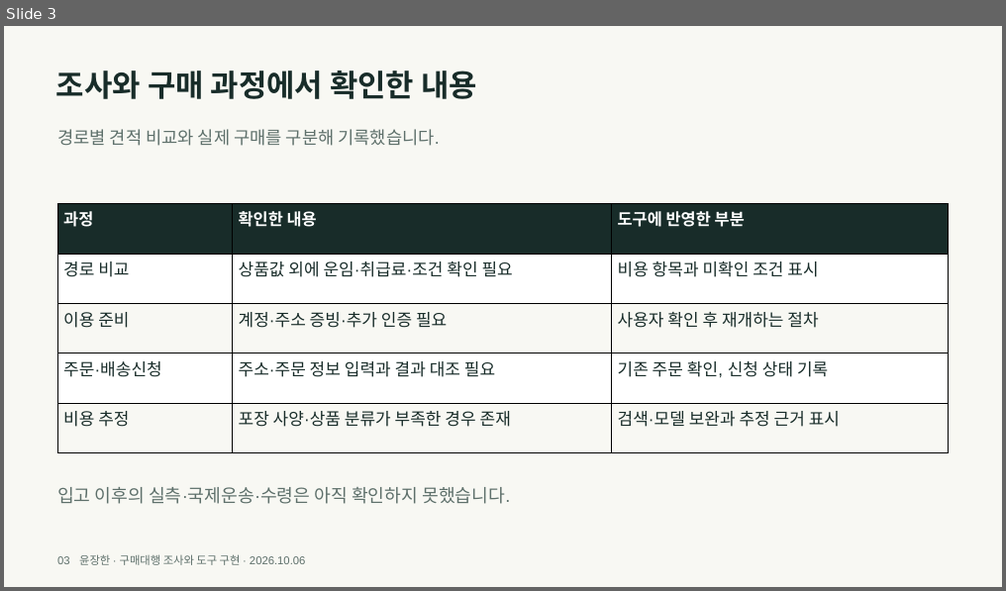
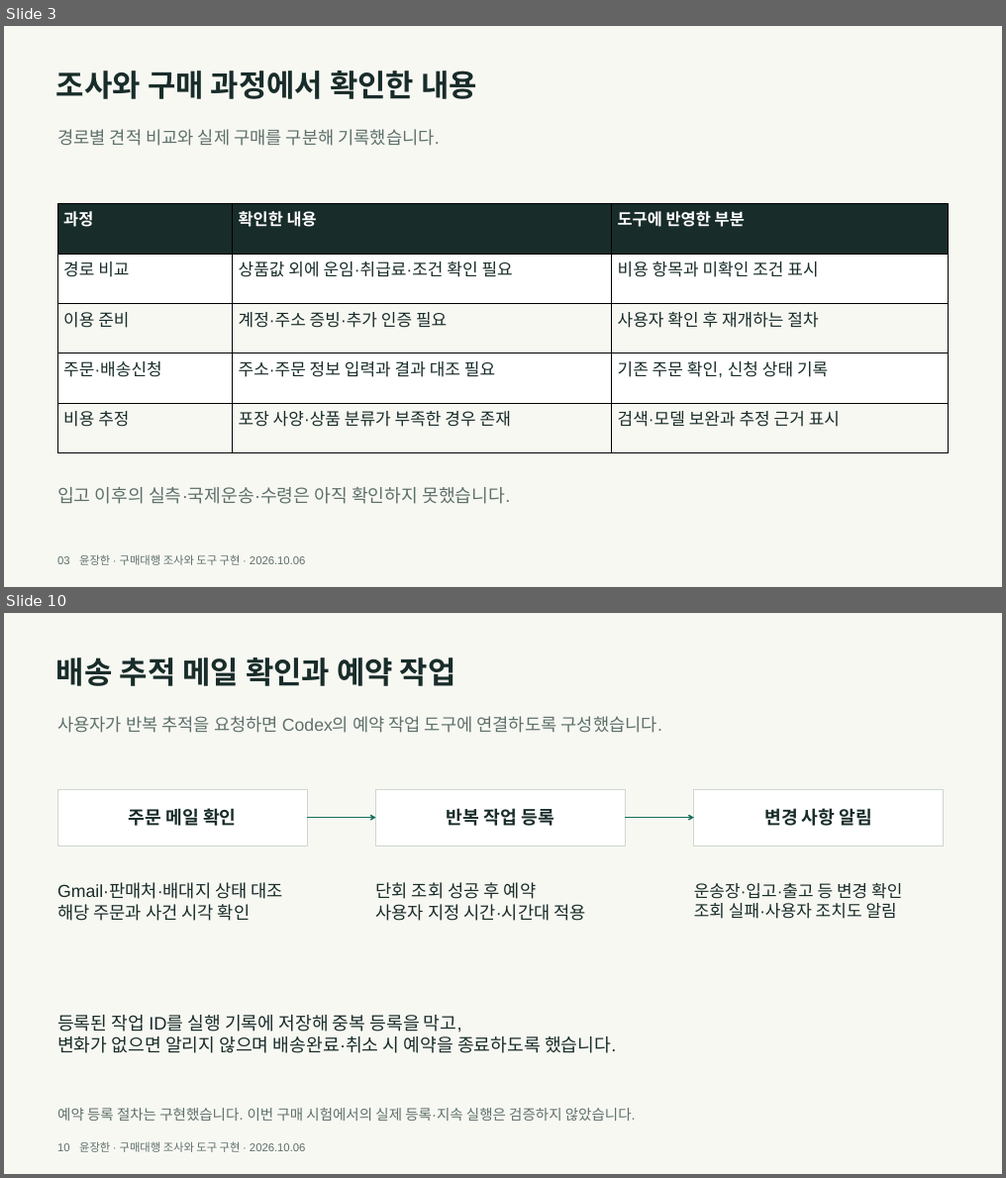
Before and after one commit to y00nZZang/crossborder-purchase-agent, a slide deck: portfolio/crossborder-portfolio.pptx. Shown one above the other, each under a label of ours: slide 3 before the commit, slides 3 and 10 after it; the slides between them are not shown. The pictures are 1006x591 and 1006x1178 pixels, drawn with LibreOffice and Linux fonts; fonts in the diff are those of the drawing. Boxes give left, top, right and bottom in pixels: in the first picture for what was removed or moved away, otherwise in the second. Text is boxed around its words. In the diff, an @@ line names an element or a change of style, - is before the commit and + after.

```diff
--- a/portfolio/crossborder-portfolio.pptx
+++ b/portfolio/crossborder-portfolio.pptx
@@ slide 10 added at bbox=[4, 613, 1002, 1174], background #F8F8F3 @@
@@ text added at bbox=[56, 658, 456, 686], 36.8 pt, text #182C29, bold @@
+배송 추적 메일 확인과 예약 작업
@@ text added at bbox=[57, 716, 662, 733], 21 pt, text #5E706B @@
+사용자가 반복 추적을 요청하면 Codex의 예약 작업 도구에 연결하도록 구성했습니다.
@@ rectangle added at bbox=[57, 789, 308, 846], fill #FFFFFF, outline #CCD7D0 0.75 pt, 21.8 pt, text #182C29, bold @@
+주문 메일 확인
@@ rectangle added at bbox=[376, 789, 626, 846], fill #FFFFFF, outline #CCD7D0 0.75 pt, 21.8 pt, text #182C29, bold @@
+반복 작업 등록
@@ rectangle added at bbox=[694, 789, 944, 846], fill #FFFFFF, outline #CCD7D0 0.75 pt, 21.8 pt, text #182C29, bold @@
+변경 사항 알림
@@ arrow added from (307, 818) to (376, 818), #156E58 1.5 pt @@
@@ arrow added from (626, 818) to (694, 818), #156E58 1.5 pt @@
@@ text added at bbox=[57, 882, 283, 921], 21 pt, text #182C29 @@
+Gmail·판매처·배대지 상태 대조
+해당 주문과 사건 시각 확인
@@ text added at bbox=[375, 882, 585, 921], 21 pt, text #182C29 @@
+단회 조회 성공 후 예약
+사용자 지정 시간·시간대 적용
@@ text added at bbox=[694, 883, 902, 919], 20.2 pt, text #182C29 @@
+운송장·입고·출고 등 변경 확인
+조회 실패·사용자 조치도 알림
@@ text added at bbox=[57, 1015, 616, 1054], 21.8 pt, text #182C29 @@
+등록된 작업 ID를 실행 기록에 저장해 중복 등록을 막고,
+변화가 없으면 알리지 않으며 배송완료·취소 시 예약을 종료하도록 했습니다.
@@ text added at bbox=[57, 1108, 636, 1121], 17.2 pt, text #5E706B @@
+예약 등록 절차는 구현했습니다. 이번 구매 시험에서의 실제 등록·지속 실행은 검증하지 않았습니다.
@@ text added at bbox=[57, 1142, 305, 1153], 13.5 pt, text #5E706B @@
+10 윤장한 · 구매대행 조사와 도구 구현 · 2026.10.06
```
Also in this commit, not shown: 9 slides changed, 2 other slides added, 5 other files.
